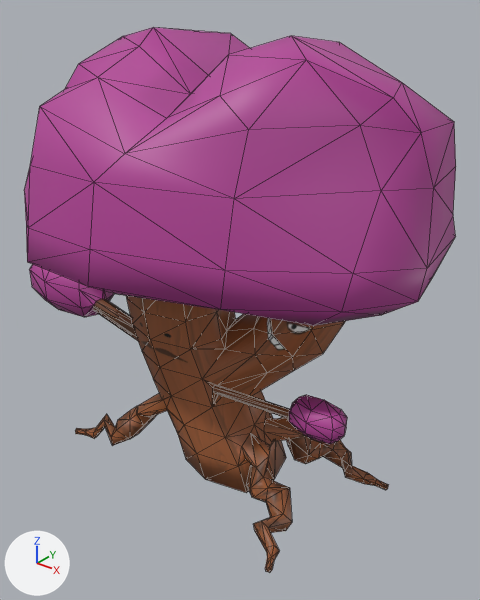
Two versions of the FBX model KoroSura/FBX/FBXModel/treant_mp.fbx, one commit apart.
Before and after are seen from a 50 mm lens placed at (1.366, -1.576, 1.653), pointed at (0.028, 0.096, 0.616). Every picture has the same lights, and +X, +Y and +Z are marked at lower left. Mesh edges are drawn as thin lines. Where no turn or scale is listed for an object, it has been applied to the vertices.

The scene before the commit, as lines of its bpy script (objects in view):
```python
me_mesh = bpy.data.meshes.new('Mesh')
me_mesh.from_pydata(...)  # 508 vertices, 1016 faces; spans x -0.87..0.79, y -0.5..0.62, z -0.77..0.77
me_mesh.materials.append(mat_lambert5)  # picture img_treant_uv4_png
ob_pcube6 = bpy.data.objects.new('pCube6', me_mesh)
ob_pcube6.location = (-0.056, 0.019, 0.746)
```
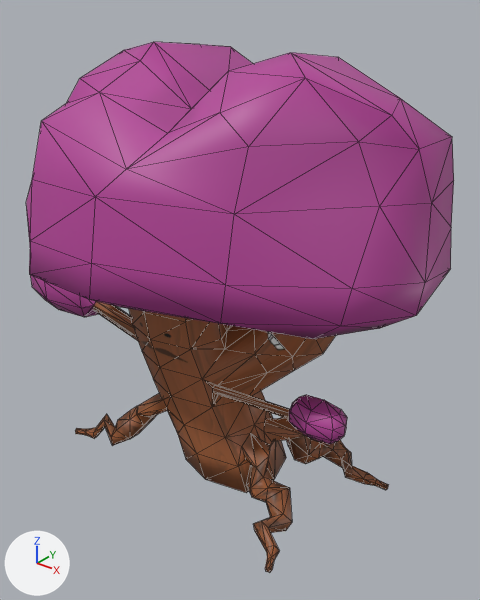
The newer file is also rescaled (x1.837), turned or shifted as a whole; pictures and numbers use the older file's frame.

Diff of the bpy script that builds the scene:
```diff
--- a/KoroSura/FBX/FBXModel/treant_mp.fbx.py
+++ b/KoroSura/FBX/FBXModel/treant_mp.fbx.py
@@ me_mesh @@
 # used by ob_pcube6; location = (-0.056, 0.019, 0.746)
-me_mesh.from_pydata(...)  # 508 vertices, 1016 faces; spans x -0.87..0.79, y -0.5..0.62, z -0.77..0.77
+me_mesh.from_pydata(...)  # 508 vertices, 1016 faces; spans x -0.87..0.79, y -0.5..0.62, z -0.77..0.72
+# me_mesh part 1: all 2 vertices in x -0.45..0.69, y -0.4..0.44, z 0.15..0.17 are moved by (0.0, 0.0, -0.11)
+# me_mesh part 2: 79 of the vertices in x -0.67..0.79, y -0.5..0.62, z 0.03..0.77 are moved by (0.0, 0.0, -0.04)
 me_mesh.materials.append(mat_lambert5)
```

What differs and where, as boxes [x1, y1, x2, y2] in the pictures (480 x 600 px; the box of a moved part takes in the faces that stretch with it):
'pCube6', reshaped
    before: [24, 27, 456, 573]
    after: [26, 42, 454, 573]
part 1 of me_mesh, moved or reshaped
    before: [24, 194, 455, 301]
    after: [26, 208, 451, 314]
part 2 of me_mesh, moved or reshaped
    before: [24, 27, 456, 326]
    after: [26, 42, 454, 339]
